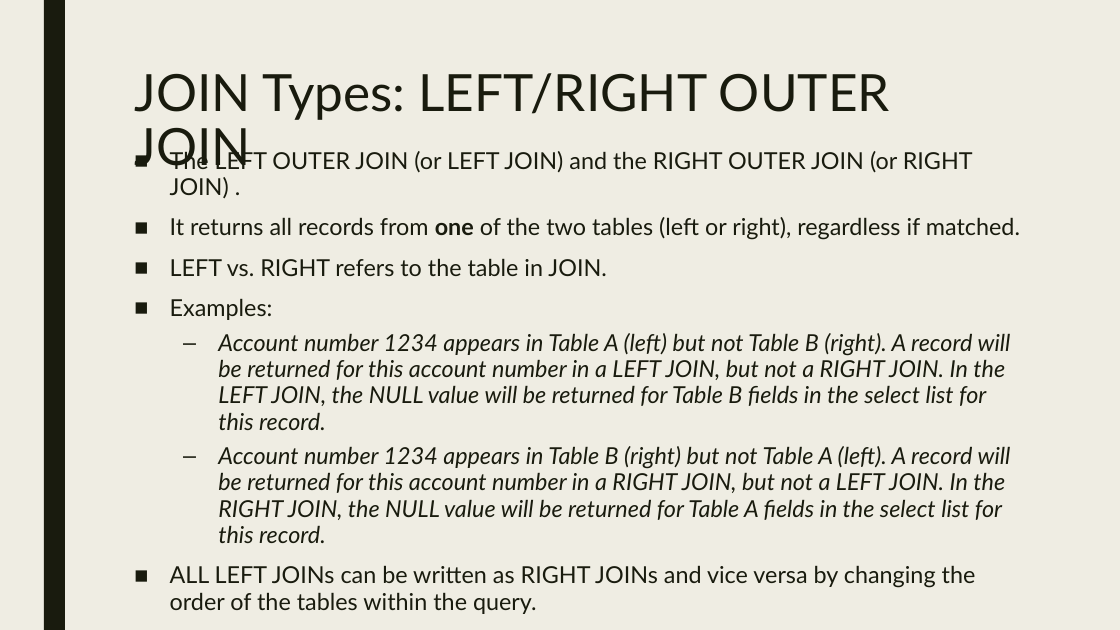
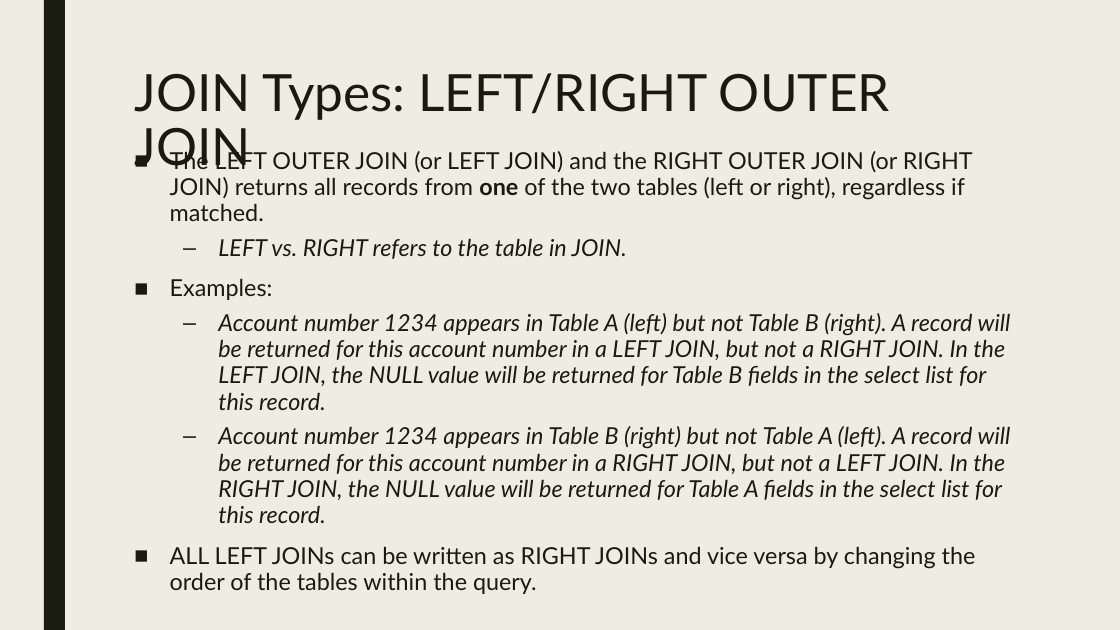
Before and after one commit to MRRisley/sql-uc-fall2020, a slide deck: slide 5 of week-6/sql-join.pptx. Drawn at 1120x630 pixels with LibreOffice and Linux fonts; fonts in the diff are those of the drawing. Boxes give left, top, right and bottom in pixels: in the first picture for what was removed or moved away, otherwise in the second. Text is boxed around its words. In the diff, an @@ line names an element or a change of style, - is before the commit and + after.

```diff
--- a/week-6/sql-join.pptx
+++ b/week-6/sql-join.pptx
@@ text at <box>170,148,973,221</box>: text changed @@
-■ The LEFT OUTER JOIN (or LEFT JOIN) and the RIGHT OUTER JOIN (or RIGHT JOIN) .
-■ It returns all records from one of the two tables (left or right), regardless if matched.
+■ The LEFT OUTER JOIN (or LEFT JOIN) and the RIGHT OUTER JOIN (or RIGHT JOIN) returns all records from one of the two tables (left or right), regardless if matched.
@@ text at <box>218,238,627,259</box>: italic on in "LEFT vs. RIGHT refers to the table ..."; bullet ■ to –; list level 1 to 2 in "LEFT vs. RIGHT refers to ..." @@
```
Also in this commit, not shown: 3 other slides changed, 1 other file.
